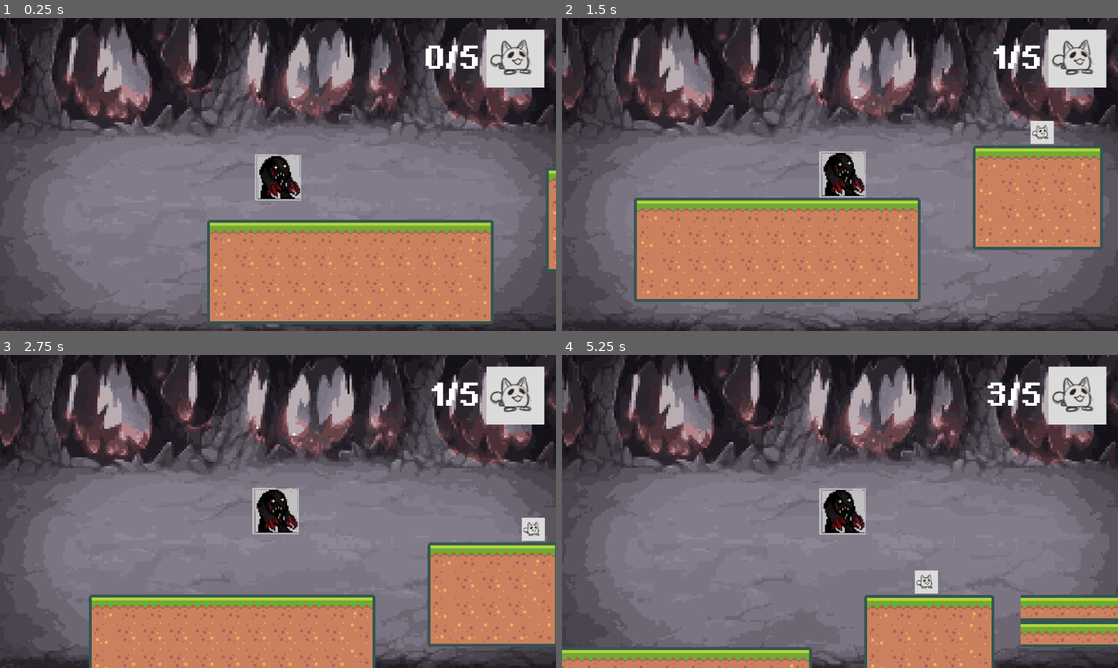
Above: before the commit, frames 1-4 (two rows, left to right).
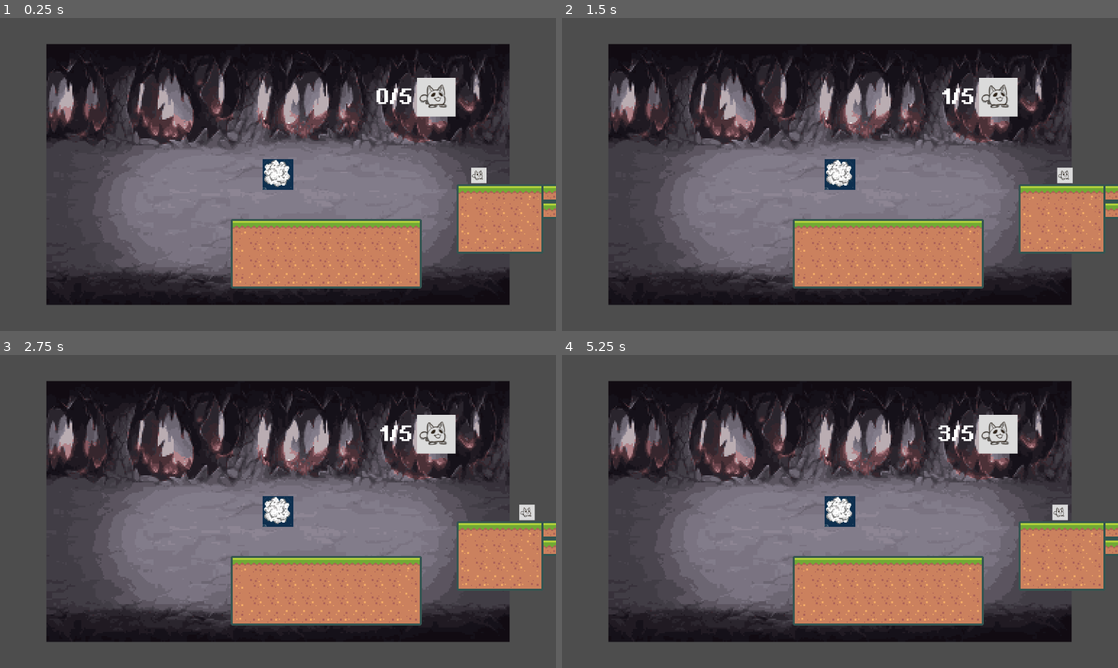
Above: after the commit, the same moments.

Repository: joshmitcho/shawcat_jam_2024
Game: Godot game, scene res://scenes/play_screen.tscn
Same seed, same stepped clock (60 frames per second), same inputs: the game is played once before the commit and once after it.
Inputs:
- Up to frame 1 (0.25 s): no input
- Up to frame 2 (1.5 s): hold Space 0.53-1.28 s; hold Right (ui_right) from 0.53 s (still down); tap Q (squash_cat) at 1.35 s
- Up to frame 3 (2.75 s): tap Space at 1.52, 1.55, 1.82 s; release Right (ui_right) at 2.03 s; hold Left (ui_left) from 2.03 s (still down); hold Space from 2.03 s (still down)
- Up to frame 4 (5.25 s): release Left (ui_left) at 2.78 s; release Space at 2.78 s; hold Right (ui_right) 2.78-4.28 s; tap Q (squash_cat) at 2.85, 4.35 s; tap Space at 3.02, 3.05, 3.32, 4.52, 4.55, 4.82 s; hold Space 3.53-4.28 s; hold Left (ui_left) 4.28-5.03 s; hold Right (ui_right) from 5.03 s (still down); hold Space from 5.03 s (still down)

The runs differ from the first frame. In frame 1, 63% of the frame differs, in the area x 0-100%, y 0-100%; in frame 2, 68%; in frame 3, 67%; in frame 4, 68%.
Error after the commit: Parse Error: Class "Player" hides a global script class. (res://scripts/player.gd:3)

Commit message:
better controls

Diff:
--- a/scenes/Player.tscn
+++ b/scenes/Player.tscn
@@ -1,18 +1,47 @@
-[gd_scene load_steps=5 format=3 uid="uid://lsmhro8e3pof"]
+[gd_scene load_steps=8 format=3 uid="uid://lsmhro8e3pof"]
 
-[ext_resource type="Script" path="res://scripts/Player.gd" id="1_fa1cn"]
+[ext_resource type="Script" path="res://scripts/player.gd" id="1_6uaer"]
 [ext_resource type="Texture2D" uid="uid://d0bevneqar35x" path="res://art/monster.png" id="2_txn51"]
 [ext_resource type="Texture2D" uid="uid://vwqcgwnij5jd" path="res://art/smoke.png" id="3_16xdv"]
+
+[sub_resource type="AtlasTexture" id="AtlasTexture_7ntuu"]
+atlas = ExtResource("2_txn51")
+region = Rect2(0, 0, 256, 256)
+
+[sub_resource type="AtlasTexture" id="AtlasTexture_2l8f8"]
+atlas = ExtResource("2_txn51")
+region = Rect2(0, 0, 256, 256)
+
+[sub_resource type="SpriteFrames" id="SpriteFrames_d5sup"]
+animations = [{
+"frames": [{
+"duration": 1.0,
+"texture": SubResource("AtlasTexture_7ntuu")
+}],
+"loop": true,
+"name": &"idle",
+"speed": 5.0
+}, {
+"frames": [{
+"duration": 1.0,
+"texture": SubResource("AtlasTexture_2l8f8")
+}],
+"loop": true,
+"name": &"walk",
+"speed": 5.0
+}]
 
 [sub_resource type="RectangleShape2D" id="RectangleShape2D_84wg0"]
 size = Vector2(32, 32)
 
 [node name="Player" type="CharacterBody2D" groups=["Player"]]
-script = ExtResource("1_fa1cn")
+script = ExtResource("1_6uaer")
 
-[node name="Sprite" type="Sprite2D" parent="."]
+[node name="Sprite" type="AnimatedSprite2D" parent="."]
 scale = Vector2(0.125, 0.125)
-texture = ExtResource("2_txn51")
+sprite_frames = SubResource("SpriteFrames_d5sup")
+animation = &"idle"
+autoplay = "idle"
 
 [node name="CollisionShape2D" type="CollisionShape2D" parent="."]
 shape = SubResource("RectangleShape2D_84wg0")
--- a/scenes/level_1.tscn
+++ b/scenes/level_1.tscn
@@ -656,7 +656,7 @@
 [node name="TileMap" type="TileMap" parent="."]
 tile_set = SubResource("TileSet_ft7jq")
 format = 2
-layer_0/tile_data = PackedInt32Array(65531, 65536, 1, 65532, …(1649 unchanged characters)…  0, -65521, 131072, 0, -65522, 131072, 0)
+layer_0/tile_data = PackedInt32Array(65531, 65536, 1, 65532, …(1649 unchanged characters)…  0, -65521, 131072, 0, -65522, 131072, 0, -131059, 131072, 0, -65523, 131072, 0)
 
 [node name="Cat" parent="." instance=ExtResource("7_1ct1y")]
 position = Vector2(192, -45)
@@ -667,4 +667,14 @@
 [node name="EndPoint" parent="Cat" index="3"]
 position = Vector2(36, 0)
 
+[node name="Cat2" parent="." instance=ExtResource("7_1ct1y")]
+position = Vector2(283.09, -45)
+
+[node name="StartPoint" parent="Cat2" index="2"]
+position = Vector2(-41, 0)
+
+[node name="EndPoint" parent="Cat2" index="3"]
+position = Vector2(36, 0)
+
 [editable path="Cat"]
+[editable path="Cat2"]
--- a/scenes/play_screen.tscn
+++ b/scenes/play_screen.tscn
@@ -15,7 +15,7 @@
 
 [node name="Camera2D" type="Camera2D" parent="."]
 ignore_rotation = false
-zoom = Vector2(3, 3)
+zoom = Vector2(2, 2)
 script = ExtResource("3_lwo3i")
 target = NodePath("../Player")
 
--- a/scripts/Player.gd
+++ b/scripts/Player.gd
@@ -1,13 +1,19 @@
+#player.gd
 extends CharacterBody2D
 class_name Player
 
 @onready var smoke: Sprite2D = $Smoke
+@onready var sprite: AnimatedSprite2D = $Sprite
 
-const OG_MOVE_SPEED: float = 100.0
-var move_speed : float = OG_MOVE_SPEED
-var jump_force : float = 200.0
-var gravity : float = 500.0
+const GRAVITY := Vector2(0, 12)
+const JUMP_POWER := -300
+const OG_MAX_SPEED := 200
+const FRICTION := 25
+const MAX_JUMPS = 2
+const INPUT_FORCE = 10
 
+var max_speed : float = OG_MAX_SPEED
+var current_jumps = 1
 
 func _ready() -> void:
 	CatController.player = self
@@ -16,22 +22,41 @@
 	CatController.swarm_end.connect(smoke_end)
 
 
-func _physics_process(delta: float):
-	# gravity.
-	if not is_on_floor():
-		velocity.y += gravity * delta
+func _physics_process(delta):
+	var input_dir = Vector2.ZERO
 
-	velocity.x = 0
+	input_dir.x = Input.get_axis("ui_left", "ui_right")
+	if input_dir.x > 0:
+		sprite.flip_h = false
+	elif input_dir.x < 0:
+		sprite.flip_h = true
 
-	# move left.
-	if Input.is_key_pressed(KEY_LEFT):
-		velocity.x -= move_speed
-	# move right.
-	if Input.is_key_pressed(KEY_RIGHT):
-		velocity.x += move_speed
+	var net_force: Vector2 = input_dir.normalized() * INPUT_FORCE
+	net_force += GRAVITY
+	print(velocity)
 
-	if Input.is_key_pressed(KEY_SPACE) and is_on_floor():
-		velocity.y = -jump_force
+	if (is_on_floor() and (
+		(input_dir.x >= 0 and velocity.x < 0)
+		or (input_dir.x <= 0 and velocity.x > 0))
+	):
+		velocity = velocity.move_toward(Vector2.ZERO, FRICTION)
+
+
+
+	velocity += net_force
+
+	velocity = velocity.clamp(Vector2(-max_speed, -500), Vector2(max_speed, 500))
+
+
+	if Input.is_action_just_pressed("ui_up"):
+		if current_jumps < MAX_JUMPS:
+			velocity.y = JUMP_POWER
+			current_jumps = current_jumps + 1
+		elif current_jumps > MAX_JUMPS:
+			current_jumps = 1
+
+	if is_on_floor():
+		current_jumps = 1
 
 	move_and_slide()
 
@@ -42,16 +67,21 @@
 		game_over()
 
 
+# For future use
+func play_animation():
+	pass
+
+
 func smoke_start() -> void:
 	var tween: Tween = get_tree().create_tween()
 	tween.tween_property(smoke, "scale", Vector2(0.5, 0.5), 0.5)
-	move_speed = OG_MOVE_SPEED / 3.0
+	max_speed = OG_MAX_SPEED / 3.0
 
 
 func smoke_end() -> void:
 	var tween: Tween = get_tree().create_tween()
 	tween.tween_property(smoke, "scale", Vector2.ZERO, 0.5)
-	move_speed = OG_MOVE_SPEED
+	max_speed = OG_MAX_SPEED
 
 
 # restarts the current scene.
--- a/scripts/cat.gd
+++ b/scripts/cat.gd
@@ -11,6 +11,8 @@
 var jump_force : float = 200.0
 var gravity : float = 500.0
 
+var flying: bool = false
+
 
 func _ready() -> void:
 	start_point = $StartPoint.global_position
@@ -22,8 +24,16 @@
 	global_position = global_position.move_toward(target_point, move_speed * delta)
 
 	if CatController.swarming:
-		target_point = CatController.player.global_position
-		move_speed = og_move_speed * 3
+		if flying:
+			target_point = CatController.player.global_position
+			move_speed = og_move_speed * 3
+		else:
+			if global_position < CatController.player.global_position:
+				velocity.x = og_move_speed
+				move_and_slide()
+			else:
+				velocity.x = -og_move_speed
+				move_and_slide()
 	else:
 		move_speed = og_move_speed
 
--- a/scripts/cat_controller.gd
+++ b/scripts/cat_controller.gd
@@ -44,6 +44,7 @@
 		var new_cat = CAT.instantiate()
 		var new_cat_offset: Vector2 = Vector2(100 + randi_range(0, 200), 100 + randi_range(0, 200))
 		new_cat.global_position = player.global_position + new_cat_offset.rotated(randf_range(0, 6))
+		new_cat.flying = true
 		current_level.add_child.call_deferred(new_cat)
 		await get_tree().create_timer(0.01).timeout
 
Not shown, added: HellghostRough-Regular.ttf.import
Binary file added: art/bgthumb3.png
Not shown, added: art/bgthumb3.png.import
